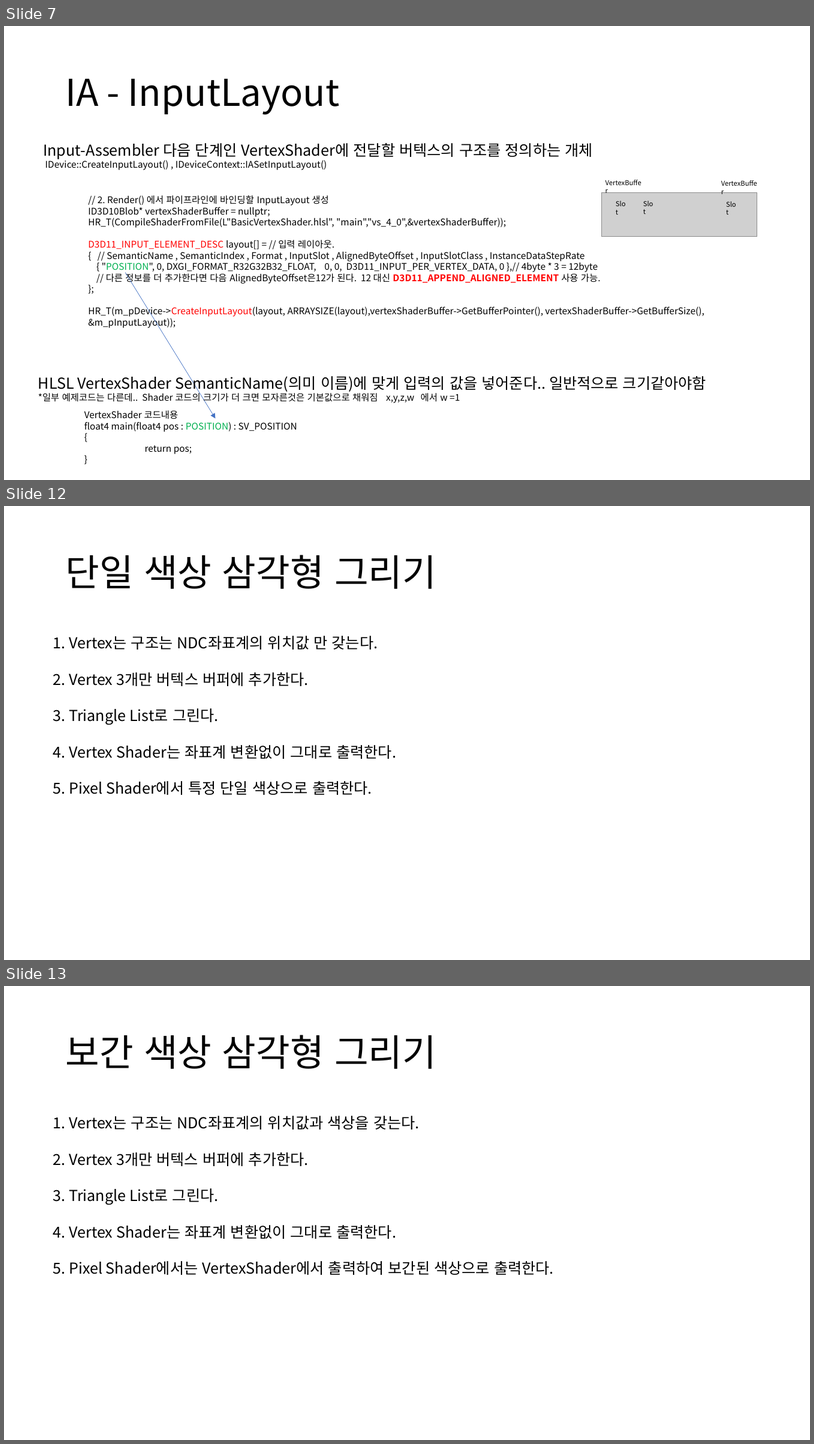
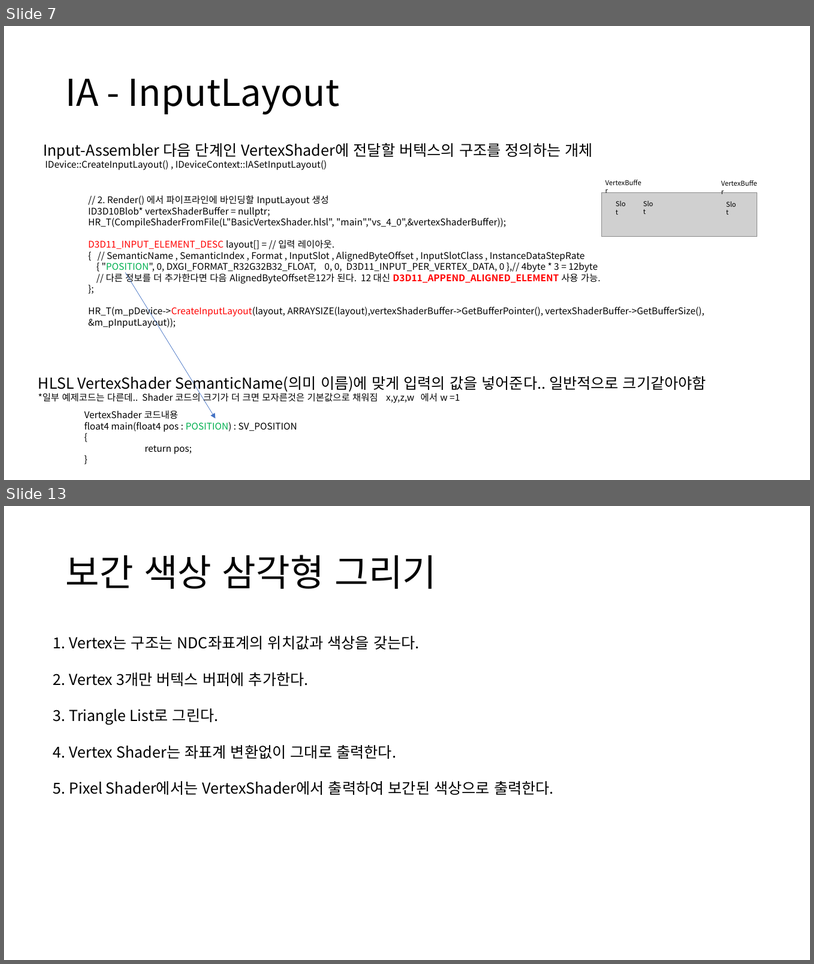
Before and after one commit to ldw9981/D3D11_Tutorial, a slide deck: Documents/02기초-삼각형그리기.pptx. Shown one above the other, each under a label of ours: slides 7, 12 and 13 before the commit, slides 7 and 13 after it; the slides between them are not shown. The pictures are 814x1444 and 814x964 pixels, drawn with LibreOffice and Linux fonts; fonts in the diff are those of the drawing; grey boxes stand for pictures. Boxes give left, top, right and bottom in pixels: in the first picture for what was removed or moved away, otherwise in the second. Text is boxed around its words. In the diff, an @@ line names an element or a change of style, - is before the commit and + after.

Commit message:
설명 추가

```diff
--- a/Documents/02기초-삼각형그리기.pptx
+++ b/Documents/02기초-삼각형그리기.pptx
@@ slide 12 removed at box(4, 506, 810, 960), background #FFFFFF @@
@@ title removed at box(65, 555, 437, 589) @@
-단일 색상 삼각형 그리기
@@ text removed at box(53, 636, 396, 795) @@
-1. Vertex는 구조는 NDC좌표계의 위치값 만 갖는다.
-2. Vertex 3개만 버텍스 버퍼에 추가한다.
-3. Triangle List로 그린다.
-4. Vertex Shader는 좌표계 변환없이 그대로 출력한다.
-5. Pixel Shader에서 특정 단일 색상으로 출력한다.
```
Also in this commit, not shown: 6 slides changed, 2 slides added, 1 other slide removed, 2 other files.
